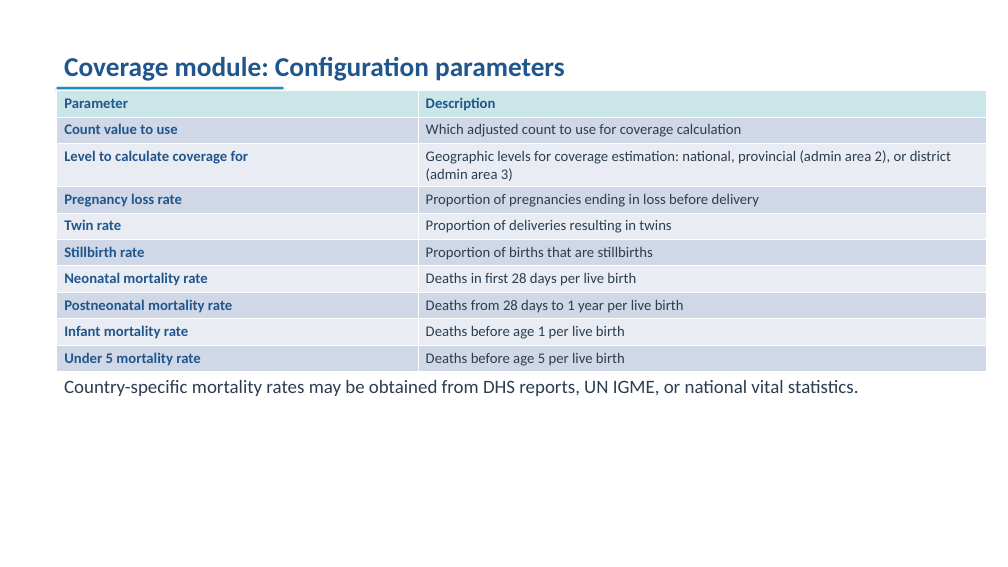
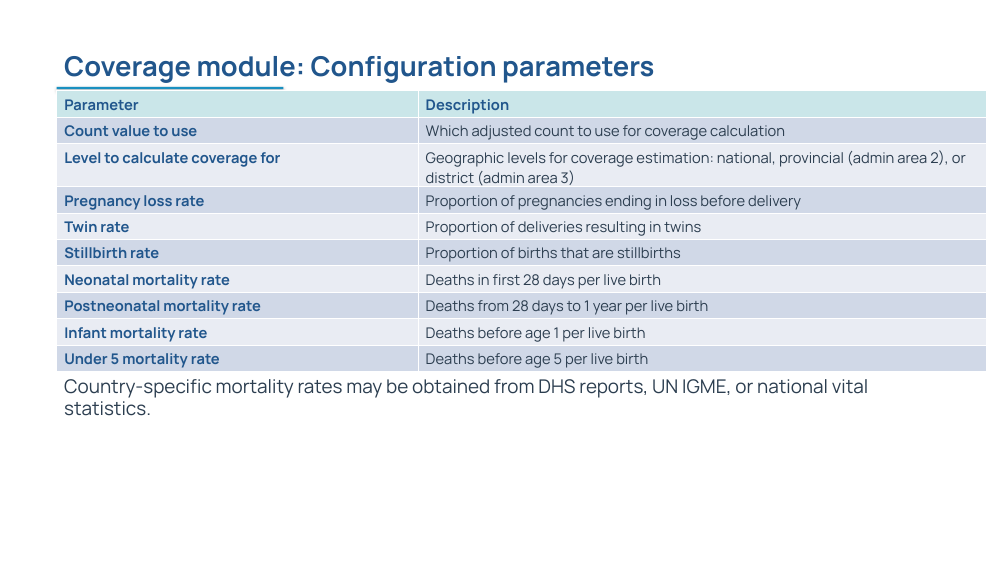
Before and after one commit to FASTR-Analytics/fastr-resource-hub, a slide deck: slide 102 of outputs/2026-zambia_deck.pptx (slide 104 before the commit). Drawn at 1008x567 pixels with LibreOffice and Linux fonts; fonts in the diff are those of the drawing. Boxes give left, top, right and bottom in pixels: in the first picture for what was removed or moved away, otherwise in the second. Text is boxed around its words. In the diff, an @@ line names an element or a change of style, - is before the commit and + after.

Commit message:
building cover slide

```diff
--- a/outputs/2026-zambia_deck.pptx
+++ b/outputs/2026-zambia_deck.pptx
@@ text "Coverage module: Configuration parameters" at <box>64,56,654,83</box>: font Calibri to Manrope @@
@@ table at <box>57,91,987,372</box> @@
@@ font Calibri to Manrope @@
@@ text "Country-specific mortality rates may be ..." at <box>64,379,868,416</box>: font Calibri to Manrope @@
```
Also in this commit, not shown: 130 other slides changed, 4 slides added, 3 slides removed, 22 other files.
